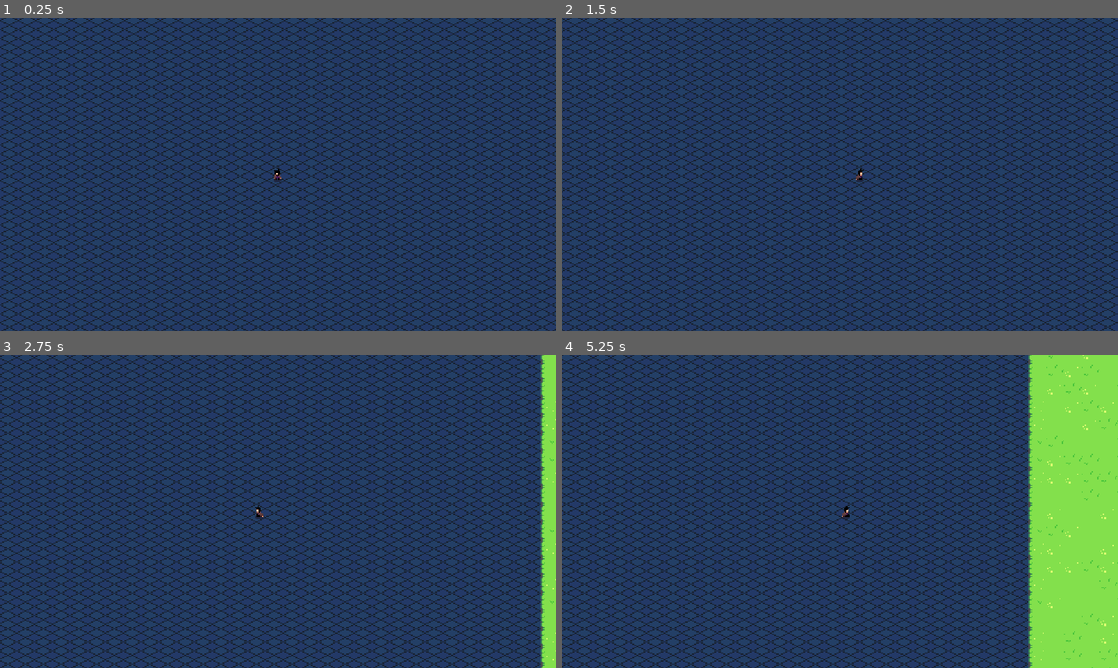
Above: before the commit, frames 1-4 (two rows, left to right).
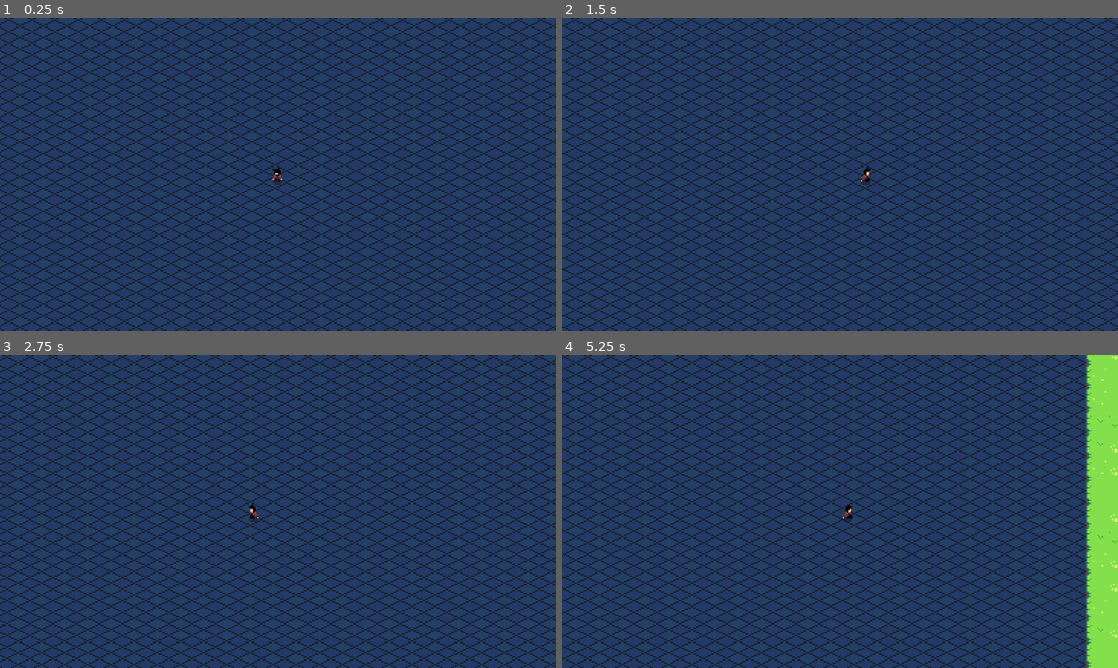
Above: after the commit, the same moments.

Repository: JOKIJOKII/Github_CycleRush
Game: Godot game, scene res://scenes/debug/debug.tscn
Same seed, same stepped clock (60 frames per second), same inputs: the game is played once before the commit and once after it.
Inputs:
- Up to frame 1 (0.25 s): no input
- Up to frame 2 (1.5 s): tap Enter (ui_accept) at 0.5, 0.77 s; hold D (KeyRight) from 0.53 s (still down)
- Up to frame 3 (2.75 s): tap Enter (ui_accept) at 1.52 s; release D (KeyRight) at 2.03 s; hold A (KeyLeft) from 2.03 s (still down)
- Up to frame 4 (5.25 s): release A (KeyLeft) at 2.78 s; hold D (KeyRight) 2.78-4.28 s; tap Enter (ui_accept) at 3.02, 3.77, 4.52 s; hold A (KeyLeft) 4.28-5.03 s; hold D (KeyRight) from 5.03 s (still down)

The runs differ from the first frame. In frame 1, 34% of the frame differs, in the area x 0-100%, y 0-100%; in frame 2, 34%; in frame 3, 36%; in frame 4, 40%.

Commit message:
Teste Samuel

Diff:
--- a/scenes/player/player.tscn
+++ b/scenes/player/player.tscn
@@ -445,7 +445,7 @@
 shape = SubResource("RectangleShape2D_a3uye")
 
 [node name="Camera2D" type="Camera2D" parent="."]
-zoom = Vector2(2.3, 2.3)
+zoom = Vector2(3, 3)
 position_smoothing_enabled = true
 
 [node name="AnimatedSprite2D" type="AnimatedSprite2D" parent="."]
